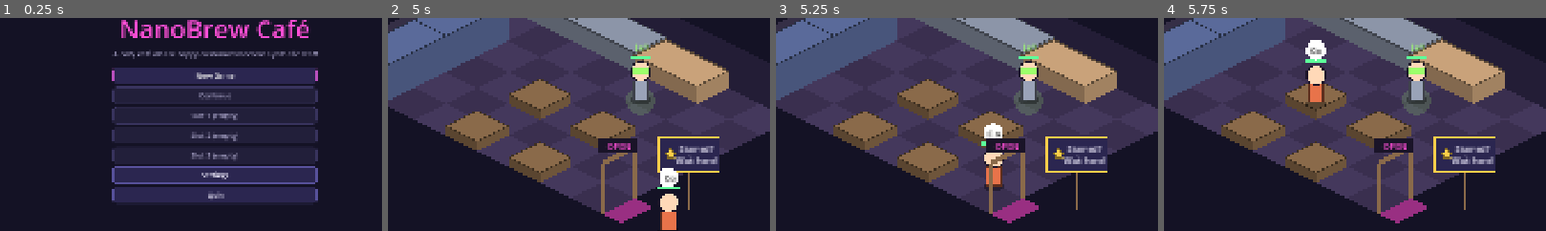
Above: before the commit, frames 1-4 (left to right).
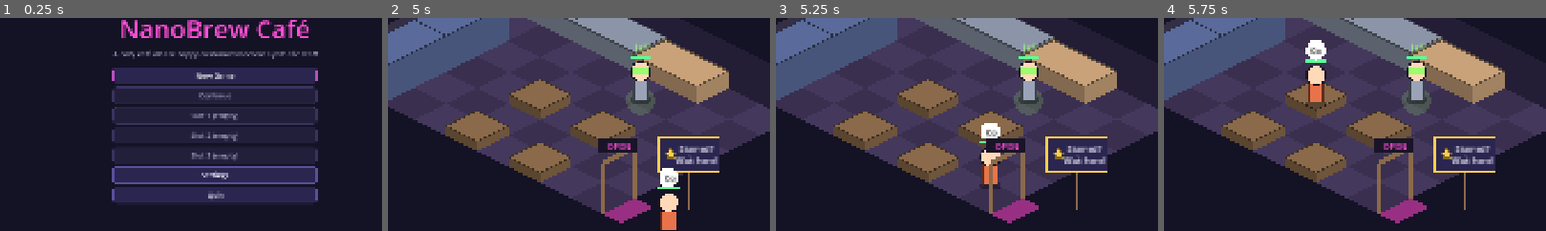
Above: after the commit, the same moments.

Repository: KoraWolF/cafe-sim-game
Game: Godot game, scene res://src/ui/main.tscn
Two runs of this game, one before a commit and one after it. Both use one fixed random seed, a clock stepped at 60 frames per second and the inputs below.
Inputs:
- Up to frame 1 (0.25 s): no input
- Up to frame 2 (5 s): click "New Game" at 0.5 s; click "Next" at 1.25 s; click "Skip step" at 2 s; click "Skip step" at 2.75 s; click "1×" at 3.5 s; click "2×" at 4.25 s
- Up to frame 3 (5.25 s): click "4×" at 5 s
- Up to frame 4 (5.75 s): no input
The pictures show only the part of the screen within x 22-72%, y 28-78%; the shares and areas given below are measured in that part.

Frames 1-2 are identical in both runs. In frame 3, 0.7% of the frame differs, in the area x 53-60%, y 49-82%; in frame 4, nothing differs.

Commit message:
Fix customers stuck in the doorway (door lane), explain Synth power, rename Synths
Co-Authored-By: Claude Opus 5.5 <noreply@anthropic.com>

Diff:
--- a/locale/ui.csv
+++ b/locale/ui.csv
@@ -212,7 +212,7 @@
 ui.confirm_convert_details,"Uses 1 NanoBrew (%d → %d) and a Sync Pod (%d / %d). Suspicion goes up."
 ui.confirm_convert_yes,Use NanoBrew
 ui.card_role_now,"%s: %s"
-ui.card_stats,"Speed %.1f · Cooking +%d%% · Appeal +%d%% · Power %d · HP %d"
+ui.card_stats,"Speed %.1f · Cooking +%d%% · Appeal +%d%% · Power %d (damage per hit) · HP %d"
 ui.ops_security,"Security level %d: every Synth defending the café at night gets +%d HP."
 customer.stage_0,Waiting in line for a seat
 customer.stage_1,Seated and waiting for food
@@ -239,3 +239,7 @@
 ui.call_board_2,Wait here!
 error.counter_needed,The café needs at least one counter for finished dishes.
 customer.seat_vibe,Vibe at their seat: %d (décor within 2 tiles)
+ui.card_rename_hint,Click to rename (Enter to save)
+ui.card_power_help,"Power is how hard this Synth hits in raids and defending the café. Power = species base × (1 + 8% per level above 1) + trait bonus (Night Owl +3). Each hit deals power × battery (×0.5 below 20%, nothing when empty) × a random 0.8–1.2. Bases: Clerkbot 6, Bulkform 14, Glitchling 8, Hypeform 5, Steady-unit 7, Xeno 10."
+error.empty_name,A name can't be empty.
+error.name_too_long,That name is too long (20 letters at most).
--- a/src/systems/game_loop.gd
+++ b/src/systems/game_loop.gd
@@ -43,6 +43,8 @@
 const UNKNOWN_PLACED: String = "unknown_placed"
 const POD_IN_USE: String = "pod_in_use"
 const COUNTER_NEEDED: String = "counter_needed"
+const EMPTY_NAME: String = "empty_name"
+const NAME_TOO_LONG: String = "name_too_long"
 const MAXED: String = "maxed"
 
 
@@ -217,6 +219,24 @@
 ## Sells one stored décor piece for sell_refund of its price.
 static func sell_stored_piece(state: GameState, piece_id: String, data: GameData) -> String:
 	return Layout.sell_stored(state, piece_id, data) if state.phase == GameState.Phase.NIGHT else WRONG_PHASE
+
+
+## Longest Synth name.
+const MAX_NAME_LENGTH: int = 20
+
+
+## Gives a Synth a name (spaces at the ends are dropped). Any time.
+static func rename_synth(state: GameState, synth_id: String, new_name: String) -> String:
+	var synth := state.synth_by_id(synth_id)
+	if synth == null:
+		return UNKNOWN_SYNTH
+	var clean := new_name.strip_edges()
+	if clean.is_empty():
+		return EMPTY_NAME
+	if clean.length() > MAX_NAME_LENGTH:
+		return NAME_TOO_LONG
+	synth.name = clean
+	return OK
 
 
 ## A server carrying a dish has to finish the delivery first.
--- a/src/ui/cafe_view.gd
+++ b/src/ui/cafe_view.gd
@@ -356,10 +356,7 @@
 ## going in or out. Walking speed follows the game speed (stops when paused).
 func _walk_to(at: Vector2, target: Vector2, width: float, rows: float) -> Vector2:
 	var speed := 0.0 if Session.paused else WALK_SPEED * maxf(Session.state.speed, 1.0)
-	var inside_now := at.x < width
-	var inside_target := target.x < width
-	var next := _door_point(width, rows) if inside_now != inside_target and at.distance_to(_door_point(width, rows)) > 0.05 else target
-	return at.move_toward(next, speed * _walk_delta)
+	return Walk.step(at, target, width, rows, speed * _walk_delta)
 
 
 func _draw_piece(placed: PlacedPiece) -> void:
--- a/src/ui/synth_card.gd
+++ b/src/ui/synth_card.gd
@@ -3,7 +3,7 @@
 ## A Synth's details (species, trait, level, XP, battery) and its role buttons.
 
 var synth_id: String = ""
-var _title := UiTheme.label("", 22, UiTheme.PANEL_BORDER)
+var _title := LineEdit.new()
 var _details := UiTheme.label("", 16)
 var _xp := ProgressBar.new()
 var _battery := ProgressBar.new()
@@ -18,6 +18,13 @@
 	custom_minimum_size = Vector2(360, 0)
 	var column := VBoxContainer.new()
 	add_child(column)
+	_title.add_theme_font_size_override("font_size", 22)
+	_title.add_theme_color_override("font_color", UiTheme.PANEL_BORDER)
+	_title.max_length = GameLoop.MAX_NAME_LENGTH
+	_title.placeholder_text = tr("ui.card_rename_hint")
+	_title.tooltip_text = tr("ui.card_rename_hint")
+	_title.text_submitted.connect(_rename)
+	_title.focus_exited.connect(func() -> void: _rename(_title.text))
 	column.add_child(_title)
 	column.add_child(_details)
 	for bar: ProgressBar in [_xp, _battery]:
@@ -50,7 +57,8 @@
 	var data := Session.data
 	var b := data.balance
 	var battery_max := SynthStats.stat(synth, "battery_max", data)
-	_title.text = Session.synth_name(synth)
+	if not _title.has_focus():
+		_title.text = Session.synth_name(synth)
 	var trait_text := tr("ui.card_trait") % UiText.name(synth.trait_id) if synth.trait_id != "" else tr("ui.card_no_trait")
 	var xp_text := tr("ui.card_xp") % [synth.xp, Leveling.xp_to_next(synth.level, b)] \
 		if synth.level < b.max_synth_level else tr("ui.card_xp_max")
@@ -70,6 +78,17 @@
 		roundi(100.0 * SynthStats.stat(synth, "appeal", data)), roundi(SynthStats.stat(synth, "power", data)),
 		roundi(SynthStats.stat(synth, "hp", data))])
 	_about.text = "\n".join(about)
+	_about.tooltip_text = tr("ui.card_power_help")
+	_about.mouse_filter = Control.MOUSE_FILTER_PASS
+
+
+func _rename(new_name: String) -> void:
+	var synth := Session.state.synth_by_id(synth_id)
+	if synth == null or new_name.strip_edges() == Session.synth_name(synth):
+		return
+	if Session.act(GameLoop.rename_synth(Session.state, synth_id, new_name)):
+		_title.release_focus()
+	refresh()
 
 
 func _set_role(role: String) -> void:
--- /dev/null
+++ b/src/ui/walk.gd
@@ -0,0 +1,28 @@
+class_name Walk
+extends RefCounted
+## Walking in and out of the café only through the door. The door is a short
+## lane across the front-right edge (x = floor width): a walker crossing the edge
+## goes to the lane's near end, through the lane, then on to where it is going.
+## Positions are in cell units; inside the café means x < width.
+
+## How far the lane reaches either side of the edge.
+const LANE: float = 0.3
+const EPSILON: float = 0.02
+
+
+## The lane's ends: [outside end, inside end].
+static func lane(width: float, rows: float) -> Array[Vector2]:
+	var y := rows - 0.5
+	return [Vector2(width + LANE, y), Vector2(width - LANE, y)]
+
+
+## One step of `distance` from at toward target, through the door if needed.
+static func step(at: Vector2, target: Vector2, width: float, rows: float, distance: float) -> Vector2:
+	var ends := lane(width, rows)
+	var inside := at.x < width
+	if inside == (target.x < width):
+		return at.move_toward(target, distance)
+	var near_end := ends[1] if inside else ends[0]
+	var far_end := ends[0] if inside else ends[1]
+	var in_lane := absf(at.y - near_end.y) < EPSILON and absf(at.x - near_end.x) <= LANE * 2.0 + EPSILON
+	return at.move_toward(far_end if in_lane else near_end, distance)
--- a/tests/test_playtest_fixes.gd
+++ b/tests/test_playtest_fixes.gd
@@ -52,3 +52,16 @@
 	for stage: int in Customer.Stage.values():
 		var key := "customer.stage_%d" % stage
 		assert_true(tr(key) != key, "%s has text" % key)
+
+
+func test_rename_synth() -> void:
+	var data := TestFixtures.data()
+	var state := GameState.new_game(1, data)
+	var synth := state.synths[0]
+	assert_eq(GameLoop.rename_synth(state, synth.id, "  Barista Bot  "), GameLoop.OK, "renamed")
+	assert_eq(synth.name, "Barista Bot", "spaces trimmed")
+	assert_eq(GameLoop.rename_synth(state, synth.id, "   "), GameLoop.EMPTY_NAME, "empty refused")
+	assert_eq(GameLoop.rename_synth(state, synth.id, "x".repeat(21)), GameLoop.NAME_TOO_LONG, "too long refused")
+	assert_eq(GameLoop.rename_synth(state, "nobody", "A"), GameLoop.UNKNOWN_SYNTH, "unknown")
+	assert_eq(synth.name, "Barista Bot", "unchanged by refusals")
+	assert_eq(Synth.from_dict(synth.to_dict()).name, "Barista Bot", "the name is saved")
--- /dev/null
+++ b/tests/test_walk.gd
@@ -0,0 +1,41 @@
+extends TestCase
+## Walking through the door: customers reach their seat and get back out
+## (playtest 2 bug: they got stuck in the doorway).
+
+const WIDTH: float = 8.0
+const ROWS: float = 6.0
+const STEP: float = 3.0 / 60.0  # 3 tiles a second at 60 fps
+
+
+## Walks until it arrives (or gives up); returns [position, steps taken, crossed through the door].
+func _walk(from: Vector2, to: Vector2) -> Array:
+	var at := from
+	var through_door := false
+	for i: int in 2000:
+		if at.is_equal_approx(to):
+			return [at, i, through_door]
+		var next := Walk.step(at, to, WIDTH, ROWS, STEP)
+		if (at.x < WIDTH) != (next.x < WIDTH):
+			# Crossing the edge only inside the door lane.
+			through_door = absf(next.y - (ROWS - 0.5)) < 0.05
+		at = next
+	return [at, -1, through_door]
+
+
+func test_customer_walks_in_to_a_seat() -> void:
+	for seat: Vector2 in [Vector2(5.5, 3.5), Vector2(3.5, 5.5), Vector2(7.5, 0.5), Vector2(0.5, 0.5)]:
+		var result := _walk(Vector2(WIDTH + 5.0, ROWS - 0.5), seat)
+		assert_true(result[1] > 0, "reached the seat at %s (ended at %s)" % [seat, result[0]])
+		assert_true(result[2], "came in through the door")
+
+
+func test_customer_walks_out_to_the_street() -> void:
+	var result := _walk(Vector2(5.5, 3.5), Vector2(WIDTH + 5.0, ROWS - 0.5))
+	assert_true(result[1] > 0, "reached the street (ended at %s)" % result[0])
+	assert_true(result[2], "left through the door")
+
+
+func test_seat_to_call_board_and_queue() -> void:
+	assert_true(_walk(Vector2(3.5, 3.5), Vector2(WIDTH + 0.55, ROWS - 2.3))[1] > 0, "seat to the call board line")
+	assert_true(_walk(Vector2(WIDTH + 5.0, ROWS - 0.5), Vector2(WIDTH + 0.6, ROWS - 0.5))[1] > 0, "street to the queue")
+	assert_true(_walk(Vector2(WIDTH + 0.6, ROWS - 0.5), Vector2(1.5, 5.5))[1] > 0, "front of the queue to a seat")
--- a/tools/ui_snapshot.gd
+++ b/tools/ui_snapshot.gd
@@ -56,6 +56,20 @@
 	await _click(canvas * game.cafe._heads[state.synths[0].id])
 	print("CHECK click Synth -> card open: ", game.hud._card.visible)
 	_shot("03_synth_card")
+	# Rename by clicking the name and typing, as a player would.
+	await _click(_centre_of(game.hud._card._title))
+	game.hud._card._title.select_all()
+	await _type("Barista\n")
+	print("CHECK typing a name -> Synth renamed: ", state.synths[0].name == "Barista")
+	# Customers walk in through the door: give them a few seconds, then everyone seated is at their seat.
+	await _frames(300)
+	var stuck := 0
+	for customer: Customer in state.customers:
+		if customer.is_seated() and game.cafe._walk.has(customer.id):
+			var seat: PlacedPiece = Layout.placed_by_uid(state, customer.seat_uid)
+			if seat != null and game.cafe._walk[customer.id].distance_to(Vector2(seat.cell) + Vector2(0.5, 0.5)) > 0.1:
+				stuck += 1
+	print("CHECK seated customers walked in to their seats (%d not there): %s" % [stuck, stuck == 0])
 
 	var stove: PlacedPiece = Layout.placed_by_uid(state, state.stoves[0].piece_uid)
 	state.stoves[0].recipe_id = ""
@@ -184,6 +198,22 @@
 	await _frames(3)
 
 
+## Types text into whatever has keyboard focus (a line break presses Enter).
+func _type(text: String) -> void:
+	for character: String in text:
+		var event := InputEventKey.new()
+		event.pressed = true
+		if character == "\n":
+			event.keycode = KEY_ENTER
+		else:
+			event.unicode = character.unicode_at(0)
+		root.push_input(event)
+		var release := event.duplicate()
+		release.pressed = false
+		root.push_input(release)
+	await _frames(2)
+
+
 func _move(to: Vector2) -> void:
 	var event := InputEventMouseMotion.new()
 	event.position = to
Not shown, added: src/ui/walk.gd.uid
Not shown, added: tests/test_walk.gd.uid
